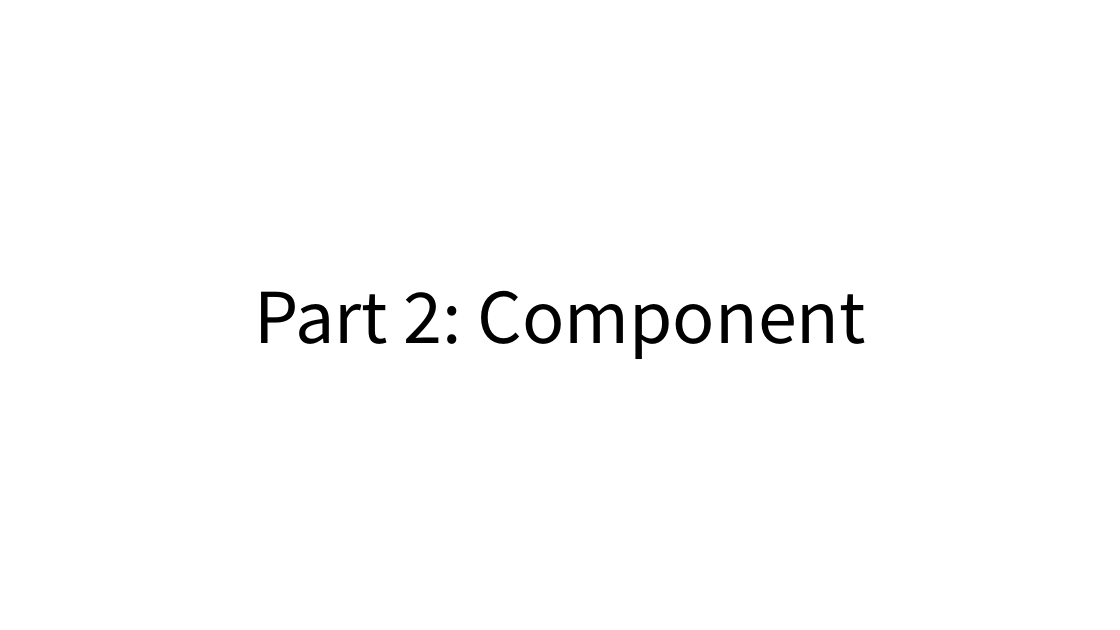
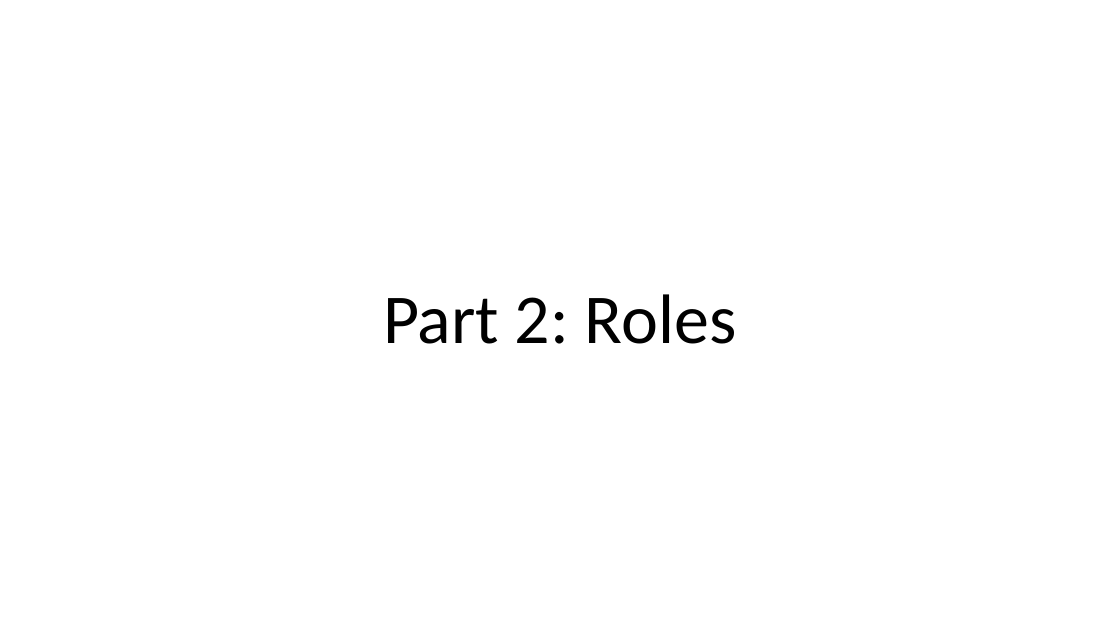
Before and after one commit to freekatz/Blockchain-Notes, a slide deck: slide 5 of fabric notes/【2020.12.26】Fabric Network Runtime Architecture.pptx. Drawn at 1120x630 pixels with LibreOffice and Linux fonts; fonts in the diff are those of the drawing. Boxes give left, top, right and bottom in pixels: in the first picture for what was removed or moved away, otherwise in the second. Text is boxed around its words. In the diff, an @@ line names an element or a change of style, - is before the commit and + after.

```diff
--- a/fabric notes/【2020.12.26】Fabric Network Runtime Architecture.pptx
+++ b/fabric notes/【2020.12.26】Fabric Network Runtime Architecture.pptx
@@ title at box(383, 294, 737, 344): text changed; font Noto Sans CJK SC to Calibri @@
-Part 2: Component
+Part 2: Roles
```
Also in this commit, not shown: 24 other slides changed, 2 slides added, 6 other files.
